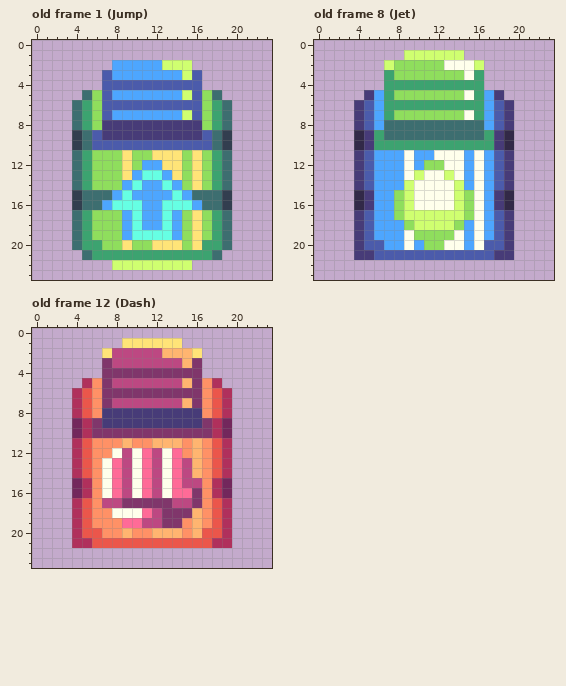
One commit to this pixel-art file: ase_files/sprites/collectables/powerups.aseprite. Above, as it was before the edit.
24x24 pixels, 12 frames. Colours within 5 levels of each other are drawn and written as one. Shown: old frame 1 (Jump), old frame 8 (Jet), old frame 12 (Dash). The commit also changed other frames, which this record leaves out.
Now the later version:
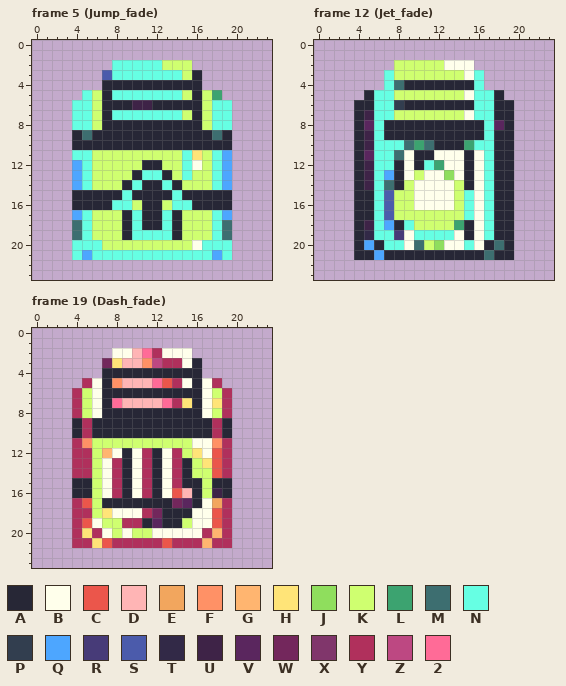
Palette (. is transparent): A #272736  B #ffffeb  C #eb564b  D #ffb5b5  E #f2a65e  F #ff9166  G #ffb570  H #ffe478  J #8fde5d  K #cfff70  L #3ca370  M #3d6e70  N #66ffe3  P #323e4f  Q #4da6ff  R #473b78  S #4b5bab  T #322947  U #3e2347  V #5a265e  W #73275c  X #80366b  Y #b0305c  Z #bd4882  2 #ff6b97
A new or re-ordered frame is compared with the old frame closest to it.
From old to new:
frames 12 -> 21
--- frame 5 (Jump_fade) is new; against old frame 1 (Jump)
@@ x 0..23 @@
  1 ........................
- 2 ........QQQQQKKK........
- 3 .......SQQQQQQQKS.......
- 4 .......SSSSSSSSSS.......
- 5 .....MJSQQQQQQQKSJM.....
- 6 ....MLJSSSSSSSSSSJLM....
- 7 ....MLJSQQQQQQQKSJLM....
- 8 ....MLJRRRRRRRRRRJLM....
- 9 ....PMSRRRRRRRRRRSMP....
-10 ....PMSSSSSSSSSSSSMP....
-11 ....MLJJJHJJHHHJHJLM....
-12 ....MLJJJHJQQHHJHJLM....
-13 ....MLJJJHQNNQHJHJLM....
-14 ....MLJJJQNQQNQJHJLM....
-15 ....PMMMQNQQQQNQMMMP....
-16 ....PMMQNNNQQNNNQMMP....
-17 ....MLJJJQNQQNQJHJLM....
-18 ....MLJJJQNQQNQJHJLM....
-19 ....MLJJJQNNNNQJHJLM....
-20 ....MLLJJHJJHHHJHLLM....
-21 .....MLLLLLLLLLLLLM.....
-22 ........KKKKKKKK........
+ 2 ........NNNNNKKK........
+ 3 .......SNNNNNNNKA.......
+ 4 .......AAAAAAAAAA.......
+ 5 .....NKANNNNNNNKAKL.....
+ 6 ....NNKAAAUUAAAAAKNN....
+ 7 ....NNKANNNNNNNKAKNN....
+ 8 ....NNKAAAAAAAAAAKNN....
+ 9 ....AMAAAAAAAAAAAAMA....
+10 ....AAAAAAAAAAAAAAAA....
+11 ....NNKKKKKKKKKNHKNQ....
+12 ....QNKKKKKAAKKNBKNQ....
+13 ....QNKKKKANNAKNKKNQ....
+14 ....QNKKKANAANAKKKNQ....
+15 ....AAAAANAAAANAAAAA....
+16 ....AAAANNKAAKNNAAAA....
+17 ....QNKKKANAANAKKKNQ....
+18 ....MNKKKANAANAKKKNM....
+19 ....MNKKKANNNNAKKKNM....
+20 ....NNNKKKKKKKKKBNNN....
+21 ....NQNNNNNNNNNNNNQN....
+22 ........................
 23 ........................
--- frame 12 (Jet_fade) is new; against old frame 8 (Jet)
@@ x 0..23 @@
  0 ........................
- 1 .........KKKKKK.........
- 2 .......KJJJJJBBBK.......
- 3 .......LJJJJJJJBL.......
- 4 .......LLLLLLLLLL.......
- 5 .....RQLJJJJJJJBLQR.....
- 6 ....RSQLLLLLLLLLLQSR....
- 7 ....RSQLJJJJJJJBLQSR....
- 8 ....RSQMMMMMMMMMMQSR....
- 9 ....TRLMMMMMMMMMMLRT....
-10 ....TRLLLLLLLLLLLLRT....
-11 ....RSQQQBQQBBBQBQSR....
-12 ....RSQQQBQJJBBQBQSR....
-13 ....RSQQQBKBBKBQBQSR....
-14 ....RSQQQKBBBBKQBQSR....
-15 ....TRQQJKBBBBKJBQRT....
-16 ....TRQQJKBBBBKJBQRT....
-17 ....RSQQJKKKKKKJBQSR....
-18 ....RSQQQJKKKKJQBQSR....
-19 ....RSQQQBJJJJBQBQSR....
-20 ....RSSQQBQJJBBQBSSR....
-21 ....RRSSSSSSSSSSSSRR....
+ 1 ........................
+ 2 ........KKKKKBBB........
+ 3 .......NKKKKKKKBN.......
+ 4 .......NMAAAAAAAN.......
+ 5 .....ANNKKKKKKKBNNA.....
+ 6 ....AANNPAAAAAAANNAA....
+ 7 ....AUNNKKKKKKKBNNAA....
+ 8 ....AVNAAAAAAAAAANVA....
+ 9 ....AUNAAAAAAAAAANAA....
+10 ....AUNNNMLMAAALNNAA....
+11 ....AVNNMBAABBBABNAA....
+12 ....AUNNABANLBBABNAA....
+13 ....AUNQABKBBJBABNAA....
+14 ....AUNMAKBBBBKABNAA....
+15 ....AANSKKBBBBKNBNAA....
+16 ....AANSKKBBBBKNBNAA....
+17 ....AANSKKKKKKKNBNAA....
+18 ....AUNQANKKKKLABNAA....
+19 ....ATNNRBNNNNBABNAA....
+20 ....AQANNBMKJBBNBAMA....
+21 ....AAQAAAAAAAAAAMAA....
 22 ........................
--- frame 19 (Dash_fade) is new; against old frame 12 (Dash)
@@ x 0..23 @@
  0 ........................
- 1 .........HHHHHH.........
- 2 .......HZZZZZGGGH.......
- 3 .......XZZZZZZZGX.......
- 4 .......XXXXXXXXXX.......
- 5 .....YFXZZZZZZZGXFY.....
- 6 ....YCFXXXXXXXXXXFCY....
- 7 ....YCFXZZZZZZZGXFCY....
- 8 ....YCFRRRRRRRRRRFCY....
- 9 ....WYXRRRRRRRRRRXYW....
-10 ....WYXXXXXXXXXXXXYW....
-11 ....YCFFFGFFGGGFGFCY....
-12 ....YCFFBZB2ZB2FGFCY....
-13 ....YCFB2ZB2ZB2ZGFCY....
-14 ....YCFB2ZB2ZB2ZGFCY....
-15 ....WYFB2ZB2ZB2ZZFYW....
-16 ....WYFB2ZB2ZB22XFYW....
-17 ....YCFZZXXXXXZZXFCY....
-18 ....YCFFBBB2ZXXXGFCY....
-19 ....YCFFF22ZZXXFGFCY....
-20 ....YCCFFGFFGGGFGCCY....
-21 ....YYCCCCCCCCCCCCYY....
+ 1 ........................
+ 2 ........BBD2YBBB........
+ 3 .......WHDDFZYYBA.......
+ 4 .......AAAAAAAAAA.......
+ 5 .....YBAFDDD2CYBABY.....
+ 6 ....YKBAAAAAAAAAABKY....
+ 7 ....YKBA2DDDD2YHABHY....
+ 8 ....YKBAAAAAAAAAABKY....
+ 9 ....AYAAAAAAAAAAAAYA....
+10 ....AYAAAAAAAAAAAAYA....
+11 ....YFKKKKKKKKKKBBFY....
+12 ....YYKGBABYABYKHBCY....
+13 ....YYKBYABYABYAKHCY....
+14 ....YYKBYABYABYAKKCY....
+15 ....AAKBYABYABYAAKAA....
+16 ....AAKBYABYABCDAKUA....
+17 ....YCKAAAAAAAWVABEY....
+18 ....YYKHBBBYWAAABBCY....
+19 ....YCBKKYYAVAAKBBCY....
+20 ....YHYBKBKKBBBBBYGY....
+21 ....YYHCYYYYYCYYYGYY....
 22 ........................
Boxes around the changes in both pictures, in picture pixels (x1, y1, x2, y2):
changed: (72, 60, 232, 270)
changed: (354, 50, 514, 260)
changed: (72, 338, 232, 548)
